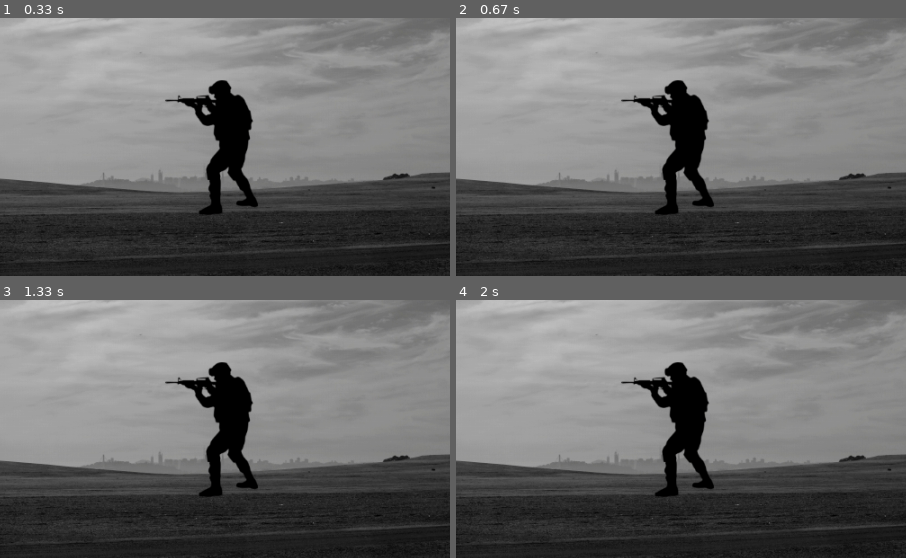
Above: before the commit, frames 1-4 (two rows, left to right).
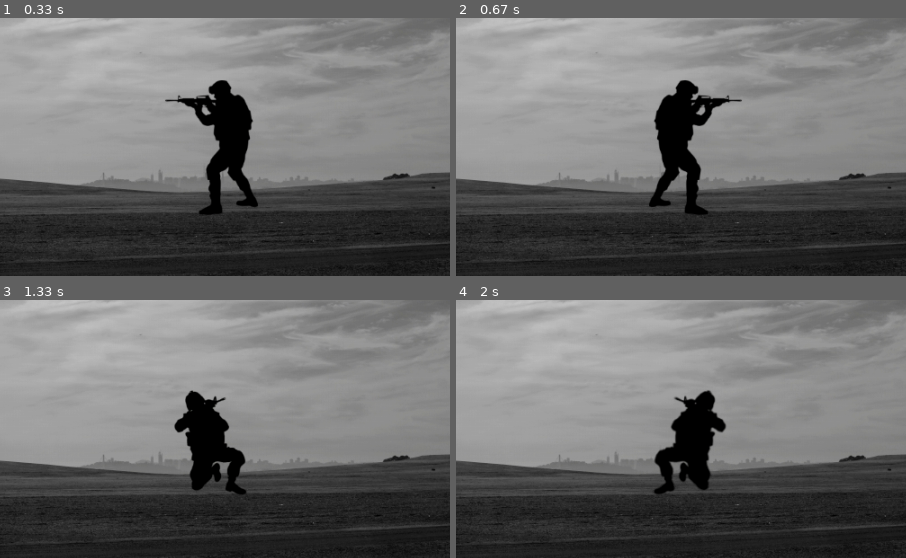
Above: after the commit, the same moments.

Repository: SOURobot/PyGame
Game: pygame game, started from main.py
Two runs of this game, one before a commit and one after it. Both use one fixed random seed, a clock stepped at 60 frames per second and the inputs below.
Inputs:
- Up to frame 1 (0.33 s): no input
- Up to frame 2 (0.67 s): hold D from 0.33 s (still down)
- Up to frame 3 (1.33 s): release D at 0.8 s; hold W 0.83-1.13 s
- Up to frame 4 (2 s): hold A from 1.67 s (still down)
The pictures show only the part of the screen within x 26-76%, y 46-96%; the shares and areas given below are measured in that part.

Frame 1 is identical in both runs. In frame 2, 3.3% of the frame differs, in the area x 36-64%, y 24-77%; in frame 3, 5.3%, in the area x 36-58%, y 24-77%; in frame 4, 3.5%.

Commit message:
Copters` models added.

Diff:
--- a/main.py
+++ b/main.py
@@ -13,9 +13,10 @@
 BG = pygame.image.load("assets/bg.jpg")
 banners = []
 poses = []
+copters = [pygame.image.load(f'assets/copters/fpvC.png'), pygame.image.load(f'assets/copters/grenadeC.jpg')]
+sd_pos = [(WIDTH/2-75, HEIGHT-240), (WIDTH/2-87, HEIGHT-210), (WIDTH/2-45, HEIGHT-240), (WIDTH/2-100, HEIGHT-210)]
 level = 1
 curr_move = 1
-sd_pos = [(WIDTH/2-75, HEIGHT-240), (WIDTH/2-100, HEIGHT-210), (WIDTH/2-45, HEIGHT-240), (WIDTH/2-100, HEIGHT-210)]
 
 for i in range(1, 5):
     poses.append(pygame.image.load(f'assets/poses/sd{i}.png'))
@@ -29,13 +30,13 @@
     screen.blit(BG, (0, 0))
 
     pressed = pygame.key.get_pressed()
-    if pressed[pygame.K_UP] and str(curr_move) in '13':
+    if pressed[pygame.K_w] and str(curr_move) in '13':
         curr_move += 1
-    if pressed[pygame.K_DOWN] and str(curr_move) in '24':
+    if pressed[pygame.K_s] and str(curr_move) in '24':
         curr_move -= 1
-    if pressed[pygame.K_RIGHT] and str(curr_move) in '12':
+    if pressed[pygame.K_d] and str(curr_move) in '12':
         curr_move += 2
-    if pressed[pygame.K_LEFT] and str(curr_move) in '34':
+    if pressed[pygame.K_a] and str(curr_move) in '34':
         curr_move -= 2
 
     screen.blit(poses[curr_move - 1], sd_pos[curr_move - 1])
Binary file added: assets/copters/fpvC.png
Binary file added: assets/copters/grenadeC.jpg
